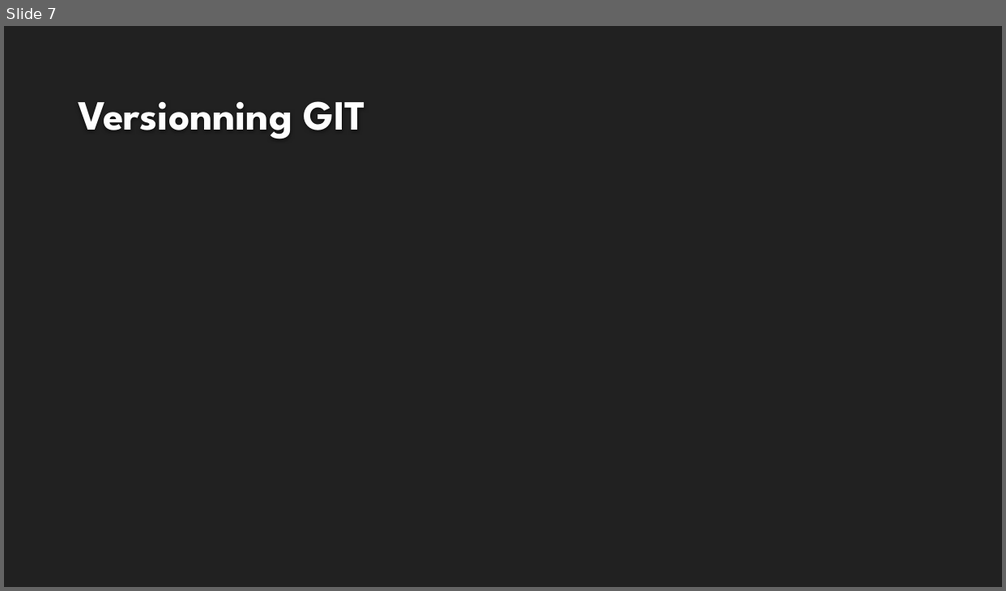
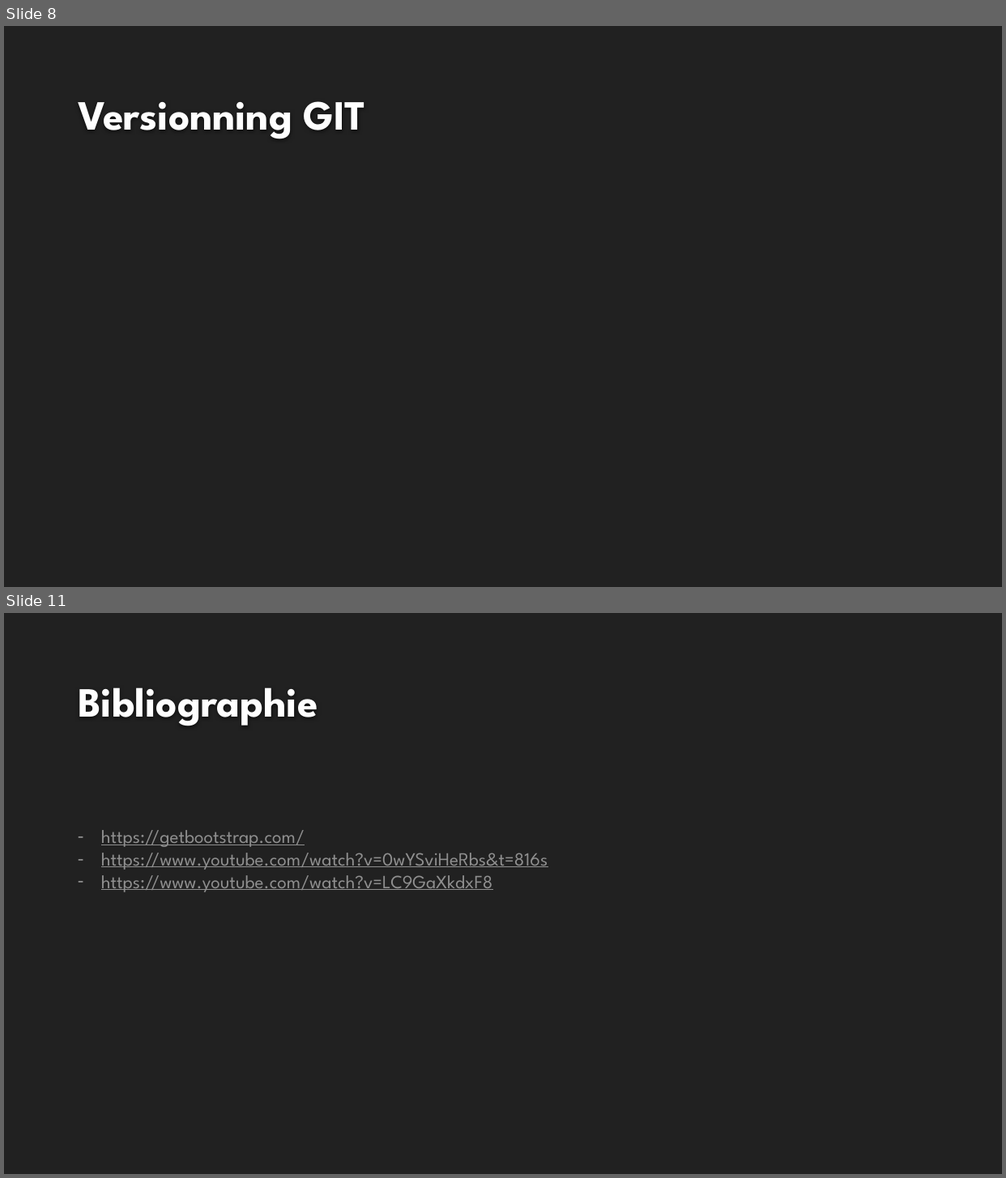
Before and after one commit to Whyrden/ECEAmazon, a slide deck: Présentation1.pptx. Shown one above the other, each under a label of ours: slide 7 before the commit, slides 8 and 11 after it; the slides between them are not shown. The pictures are 1006x591 and 1006x1178 pixels, drawn with LibreOffice and Linux fonts; fonts in the diff are those of the drawing; background and template pictures are left out. Boxes give left, top, right and bottom in pixels: in the first picture for what was removed or moved away, otherwise in the second. Text is boxed around its words. In the diff, an @@ line names an element or a change of style, - is before the commit and + after.

```diff
--- a/Présentation1.pptx
+++ b/Présentation1.pptx
@@ slide 11 added at bbox=[4, 613, 1002, 1174], background #212121 @@
@@ title added at bbox=[78, 688, 318, 726], 40 pt, text #FEFEFE, bold @@
+Bibliographie
@@ text added at bbox=[101, 830, 548, 892], 18 pt, text #8F8F8F, underline @@
+– https://getbootstrap.com/
+– https://www.youtube.com/watch?v=0wYSviHeRbs&t=816s
+– https://www.youtube.com/watch?v=LC9GaXkdxF8
@@ what was slide 7 is now slide 8 @@
```
Also in this commit, not shown: 3 slides changed, 1 other slide added, 1 slide removed, 7 other files.
